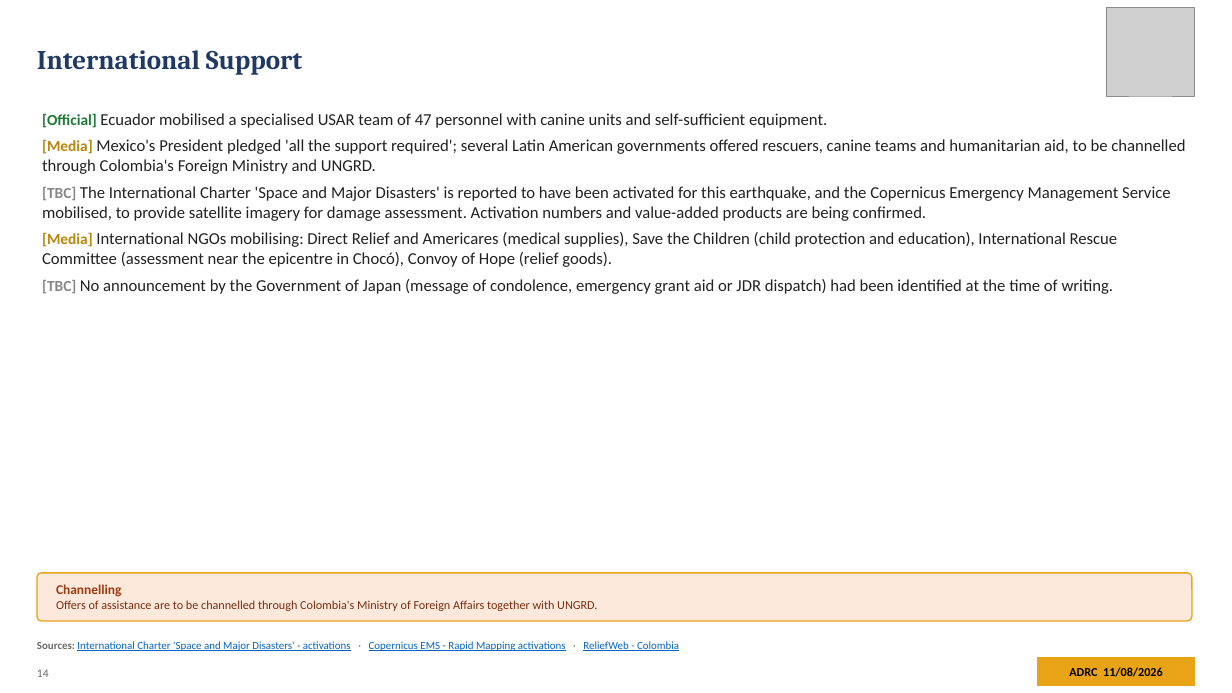
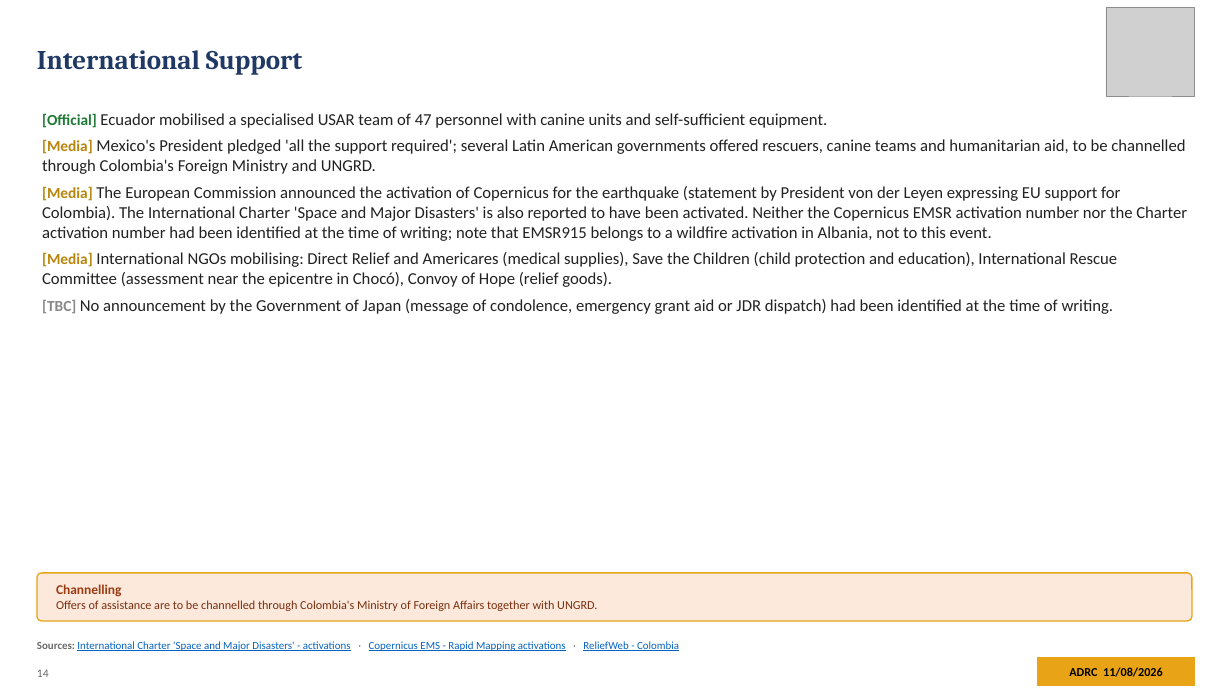
Before and after one commit to kochobi-max/whatsmap, a slide deck: slide 14 of reports/colombia_eq_20260810/output/ADRC_EQ_COL_Choco_20260810_EN.pptx. Drawn at 1232x693 pixels with LibreOffice and Linux fonts; fonts in the diff are those of the drawing; grey boxes stand for pictures. Boxes give left, top, right and bottom in pixels: in the first picture for what was removed or moved away, otherwise in the second. Text is boxed around its words. In the diff, an @@ line names an element or a change of style, - is before the commit and + after.

```diff
--- a/reports/colombia_eq_20260810/output/ADRC_EQ_COL_Choco_20260810_EN.pptx
+++ b/reports/colombia_eq_20260810/output/ADRC_EQ_COL_Choco_20260810_EN.pptx
@@ text at <box>42,186,1187,241</box>: text changed @@
-• [TBC] The International Charter 'Space and Major Disasters' is reported to have been activated for this earthquake, and the Copernicus Emergency Management Service mobilised, to provide satellite imagery for damage assessment. Activation numbers and value-added products are being confirmed.
+• [Media] The European Commission announced the activation of Copernicus for the earthquake (statement by President von der Leyen expressing EU support for Colombia). The International Charter 'Space and Major Disasters' is also reported to have been activated. Neither the Copernicus EMSR activation number nor the Charter activation number had been identified at the time of writing; note that EMSR915 belongs to a wildfire activation in Albania, not to this event.
```
Also in this commit, not shown: 4 other slides changed, 1 slide added, 7 other files.
